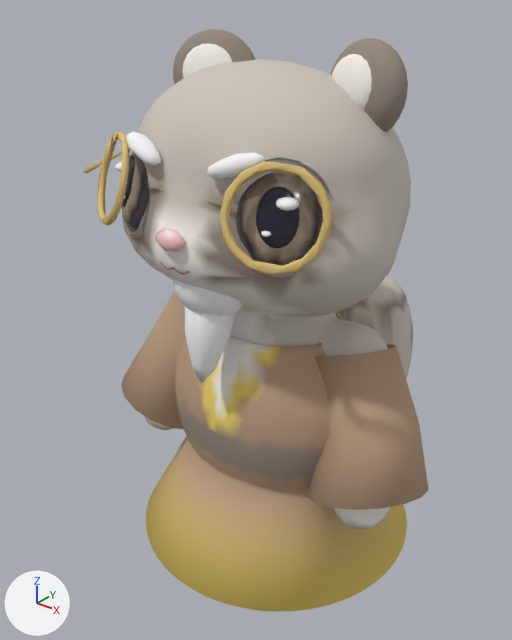
Before and after pictures for a commit that changed the glTF model public/assets/models/characters/lod/bunko.glb.
Before and after are seen from a 50 mm lens placed at (0.712, -0.952, 1.063), pointed at (-0.067, 0.022, 0.459). Arrows for +X, +Y and +Z are at lower left; the lights stay in place. The first picture is the older version. Where no turn or scale is listed for an object, it has been applied to the vertices. Vertices at exactly the same position are counted once.

The first picture shows 'body', 'ear.L', 'ear.R', 'headparts', 'pupil.L', 'robe', 'sleeve.L', 'sleeve.R' and 4 more.
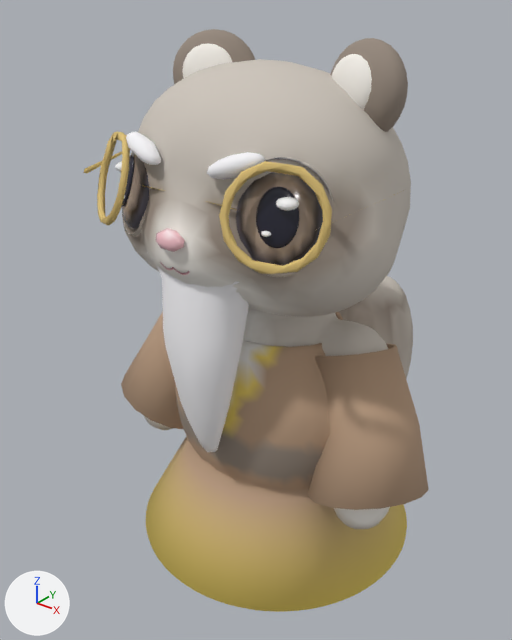
Where the newer file only moved an object's origin or applied its transform, the numbers keep the older frame.

Location of each change, [x1, y1, x2, y2] in pixels of the pictures (512 x 640 px):
'headparts', reshaped (27% taller): before [83, 131, 404, 384]; after [83, 131, 404, 452]
part 1 of me_body, edited (looks the same): [129, 126, 411, 529] in both
part 2 of me_body, recoloured: [141, 164, 411, 360] in both
part 3 of me_body, edited (looks the same): [138, 200, 390, 528] in both
part 4 of me_headparts, added: after [147, 253, 249, 452]
part 5 of me_headparts, deleted: before [185, 307, 235, 384]
part 6 of me_headparts, built on: before [121, 131, 323, 316]; after [121, 131, 323, 266]

Patch to the scene script:
```diff
--- a/public/assets/models/characters/lod/bunko.glb.py
+++ b/public/assets/models/characters/lod/bunko.glb.py
@@ me_body @@
 me_body.from_pydata(...)  # 2022 vertices, 4040 faces; spans x -0.291..0.291, y -0.261..0.462, z -0.008..0.947
 # used by ob_body; location = (0.0, 0.0, 0.0)
+# me_body part 1: 595 faces centred in x -0.285..0.286, y -0.254..0.461, z 0.056..0.842 are repainted in the vertex colours; the middle colour goes from light grey #cdc5bb to light grey #d3cbc1
+# me_body part 2: 478 faces centred in x -0.231..0.229, y -0.251..0.462, z 0.086..0.811 are repainted in the vertex colours; the middle colour goes from light grey #cdc5bb to grey #b4aaa0
+# me_body part 3: 359 faces centred in x -0.29..0.29, y -0.259..0.06, z 0.024..0.742 are repainted in the vertex colours; the middle colour goes from white #f6f2eb to white #ece6df
 me_body.materials.append(mat_fur)
@@ me_headparts @@
 # used by ob_headparts; location = (0.024, -0.155, 0.647)
-me_headparts.from_pydata(...)  # 1272 vertices, 2488 faces; spans x -0.291..0.242, y -0.121..0.102, z -0.2..0.203
+me_headparts.from_pydata(...)  # 1243 vertices, 2434 faces; spans x -0.291..0.242, y -0.122..0.102, z -0.344..0.203
+# me_headparts part 4: a new loose piece of 213 vertices spanning x -0.128..0.08, y -0.096..0.019, z -0.344..0.075, in mat_fur
+# me_headparts part 5: the loose piece of 69 vertices spanning x -0.065..0.017, y -0.071..0.017, z -0.2..-0.024 is deleted
+# me_headparts part 6: 14 vertices moved from x -0.221..0.173, y -0.066..0.015, z 0.04..0.2 to x -0.221..0.173, y -0.069..0.016, z 0.038..0.195; 323 vertices removed from x -0.221..0.174, y -0.121..0.052, z -0.086..0.203; 150 vertices added at x -0.221..0.172, y -0.122..0.016, z 0.037..0.203
 me_headparts.materials.append(mat_eye)
```
